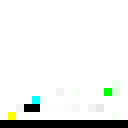
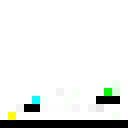
Layered file, before and after one edit (w=128, h=128). Changes by layer:
painted on "Layer 0" over [96, 96, 120, 104]
